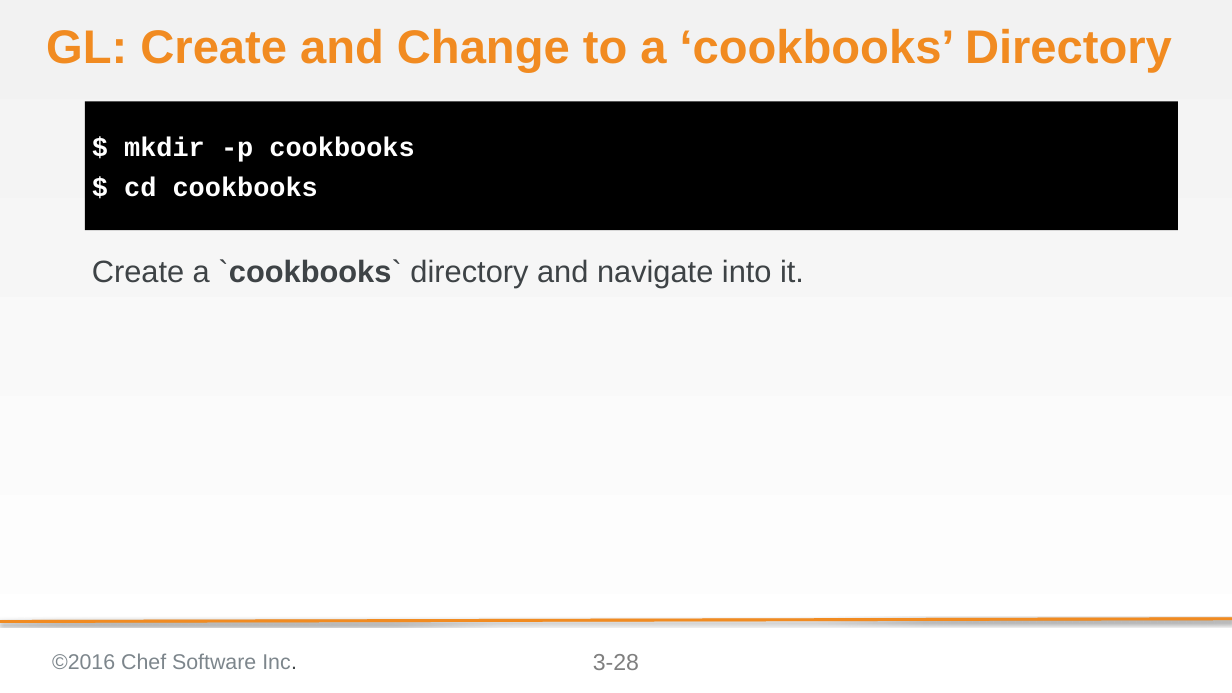
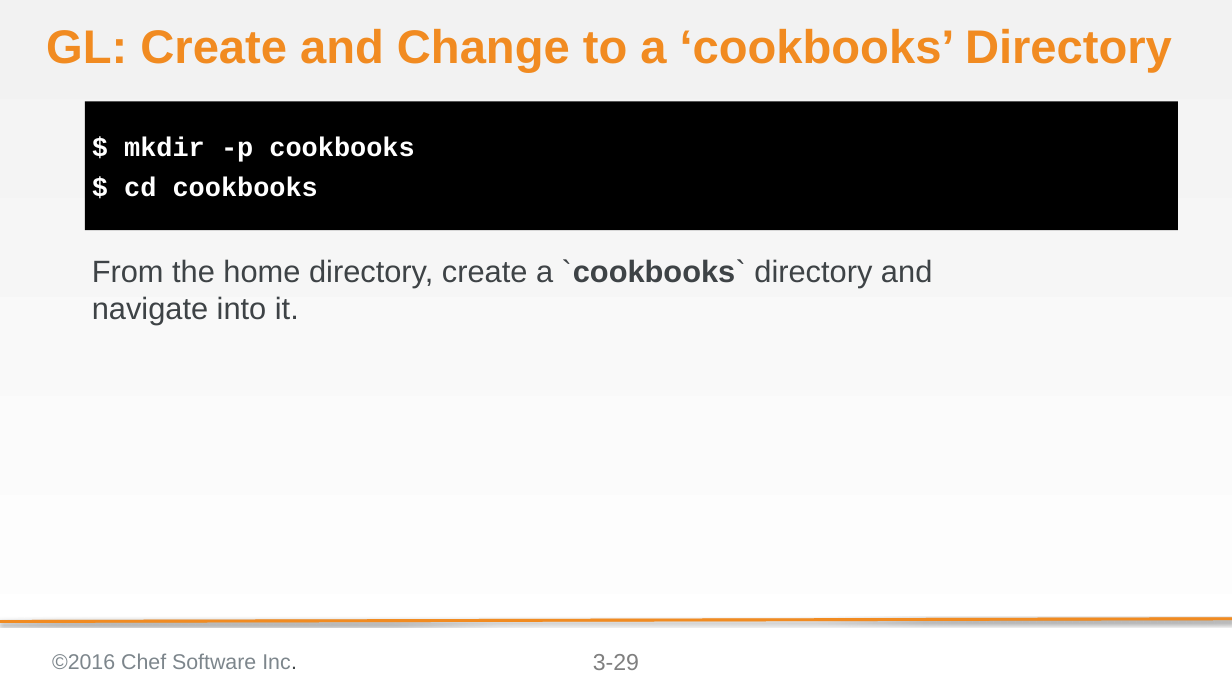
Before and after one commit to bchamby/chef-compliance-installation-configuration-operation, a slide deck: slide 29 of 03-initial-configuration-scans.pptx (slide 28 before the commit). Drawn at 1232x693 pixels with LibreOffice and Linux fonts; fonts in the diff are those of the drawing; background and template pictures are left out. Boxes give left, top, right and bottom in pixels: in the first picture for what was removed or moved away, otherwise in the second. Text is boxed around its words. In the diff, an @@ line names an element or a change of style, - is before the commit and + after.

```diff
--- a/03-initial-configuration-scans.pptx
+++ b/03-initial-configuration-scans.pptx
@@ text at <box>92,259,932,324</box>: text changed @@
-Create a `cookbooks` directory and navigate into it.
+From the home directory, create a `cookbooks` directory and navigate into it.
@@ page number at <box>593,654,639,670</box>: text changed @@
-3-28
+3-29
```
Also in this commit, not shown: 1 slide added.
